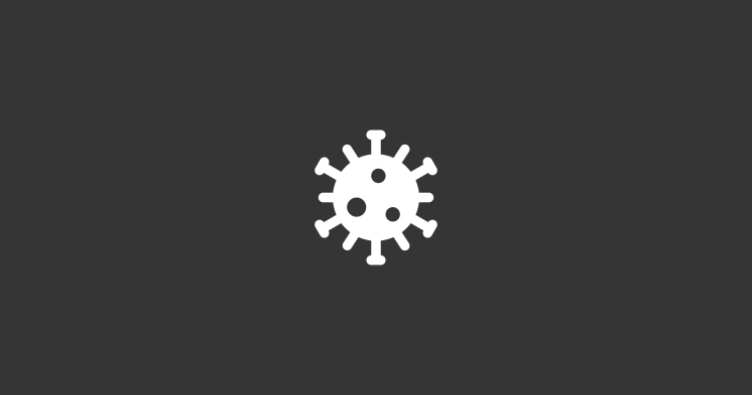
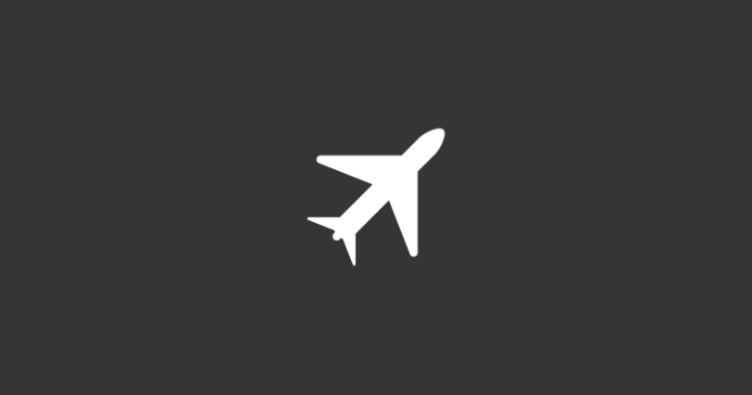
Comparing the layer stacks of the two 752×395 images. Changes:
hid "Layer6 #3" over [313, 129, 438, 266]
showed "Layer6 #2", painted on it over [306, 127, 446, 267]
